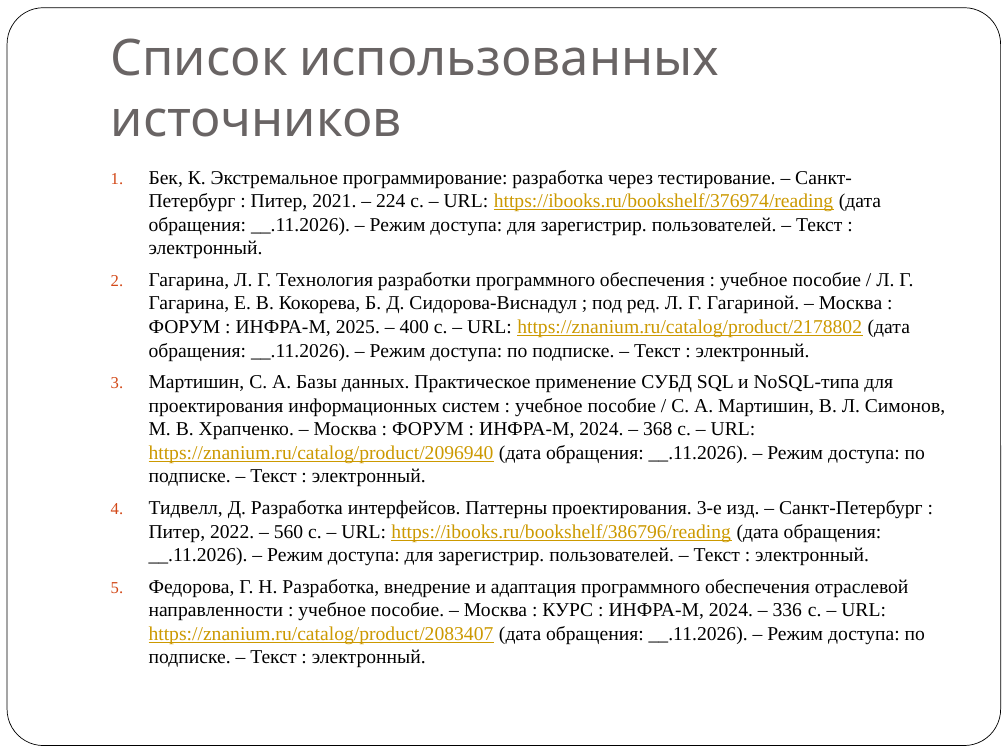
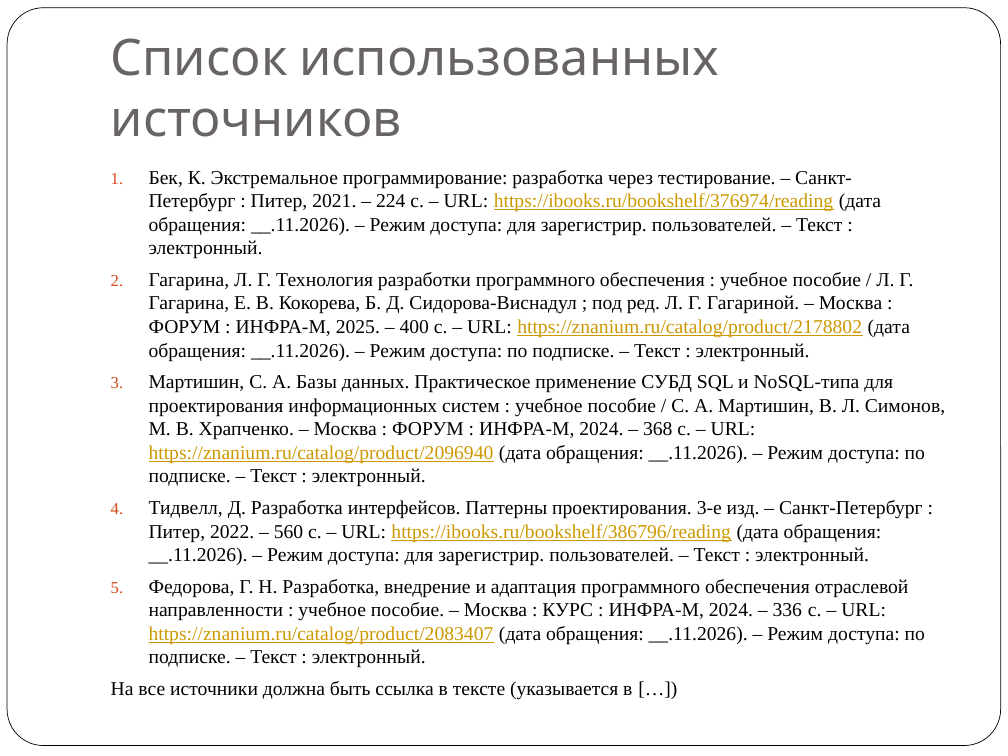
Before and after one commit to LokiMATI/ISRPO, a slide deck: slide 21 of Все лабы/МДК.02.01 ТРПО/КП/Курсовое проектирование 2026.pptx. Drawn at 1008x756 pixels with LibreOffice and Linux fonts; fonts in the diff are those of the drawing. Boxes give left, top, right and bottom in pixels: in the first picture for what was removed or moved away, otherwise in the second. Text is boxed around its words. In the diff, an @@ line names an element or a change of style, - is before the commit and + after.

```diff
--- a/Все лабы/МДК.02.01 ТРПО/КП/Курсовое проектирование 2026.pptx
+++ b/Все лабы/МДК.02.01 ТРПО/КП/Курсовое проектирование 2026.pptx
@@ text at bbox=[111, 681, 632, 700]: paragraph added @@
+На все источники должна быть ссылка в тексте (указывается в […])
```
Also in this commit, not shown: 4 other slides changed, 1 slide removed, 4 other files.
